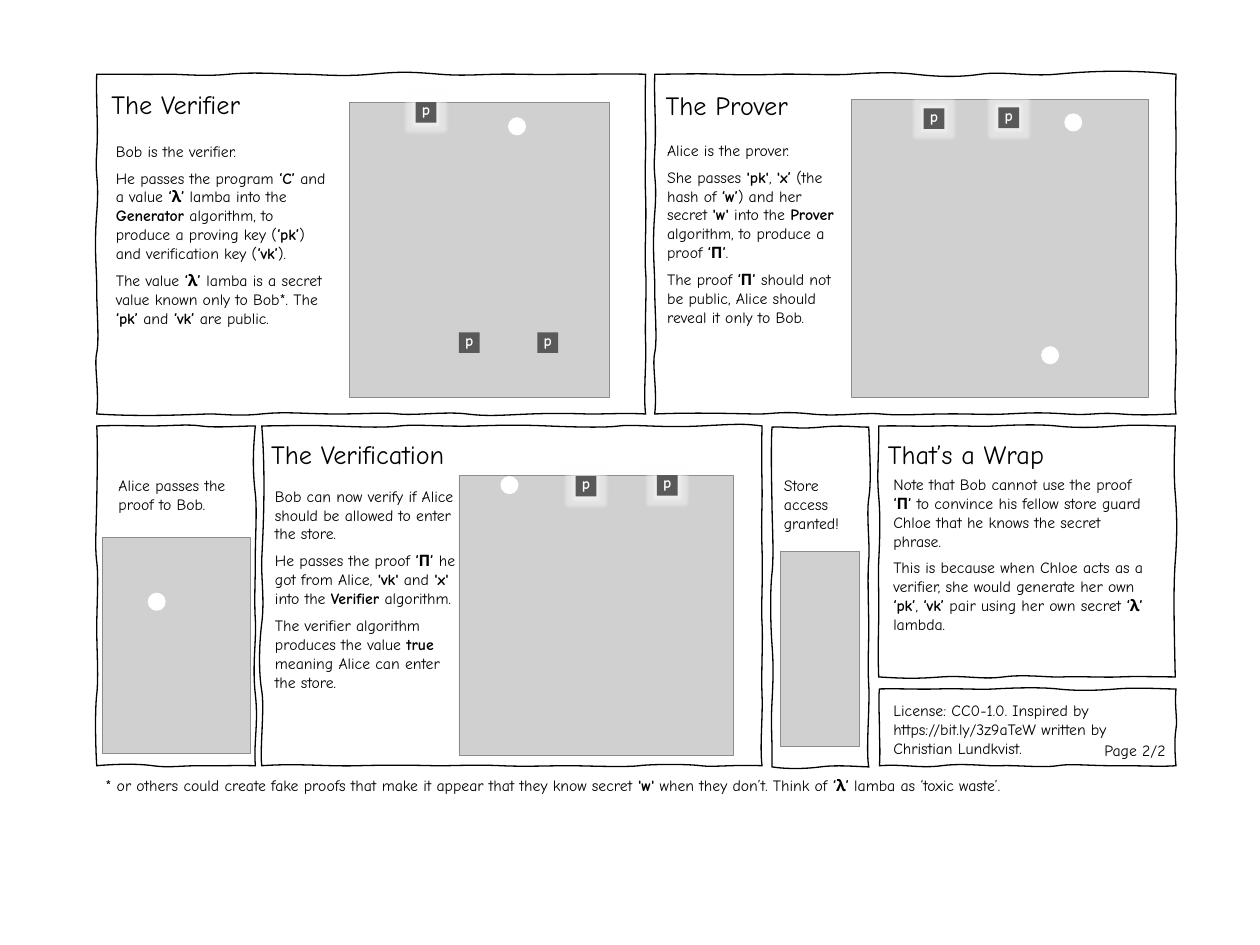
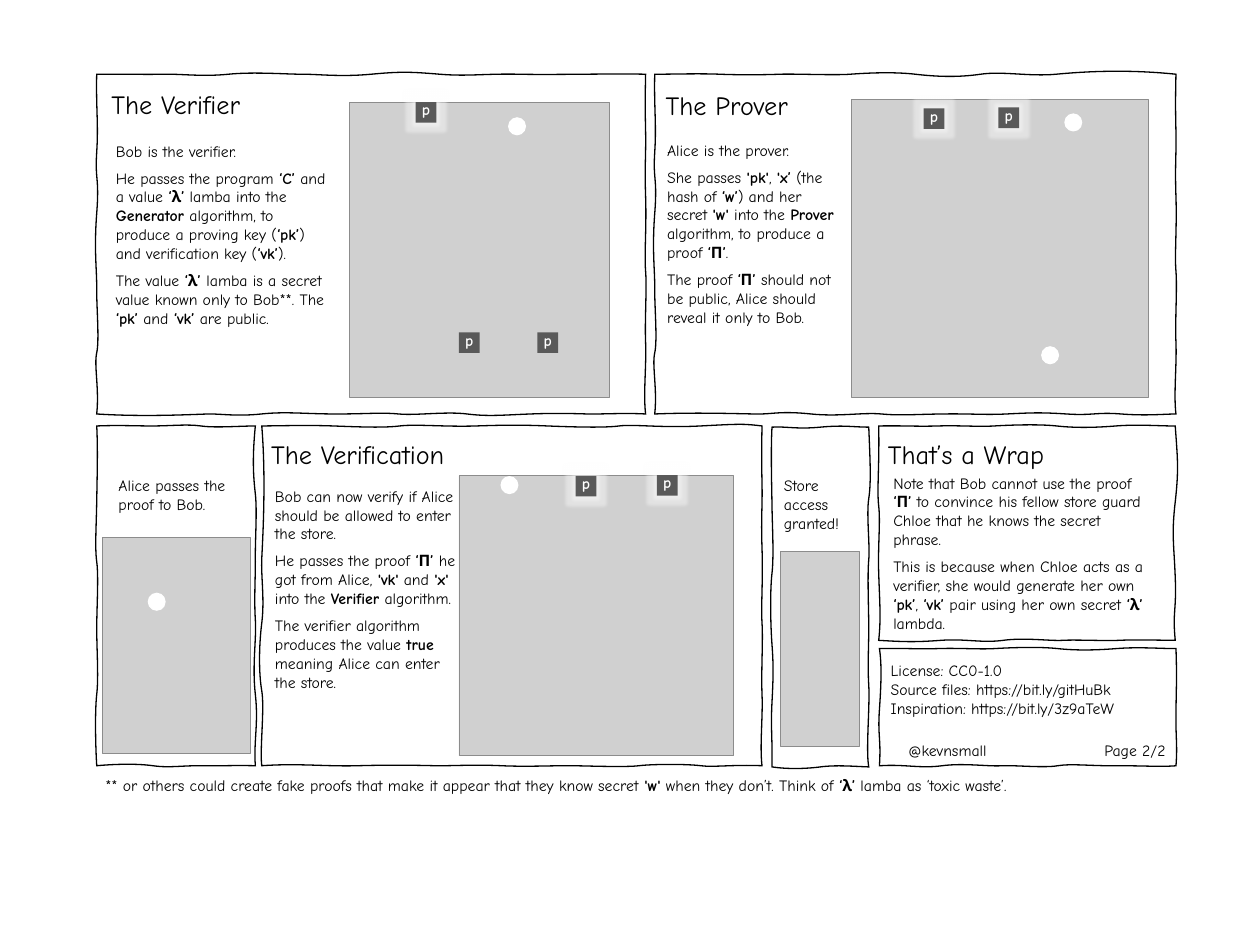
Before and after one commit to KevinSmall/zk-SNARKs-Explainer, a slide deck: slide 2 of zk-SNARKs-Explainer-raw-images.pptx. Drawn at 1260x945 pixels with LibreOffice and Linux fonts; fonts in the diff are those of the drawing; grey boxes stand for pictures; background and template pictures are left out. Boxes give left, top, right and bottom in pixels: in the first picture for what was removed or moved away, otherwise in the second. Text is boxed around its words. In the diff, an @@ line names an element or a change of style, - is before the commit and + after.

```diff
--- a/zk-SNARKs-Explainer-raw-images.pptx
+++ b/zk-SNARKs-Explainer-raw-images.pptx
@@ text at bbox=[116, 274, 325, 327]: text changed @@
-The value ‘λ’ lamba is a secret value known only to Bob*. The ‘pk’ and ‘vk’ are public.
+The value ‘λ’ lamba is a secret value known only to Bob**. The ‘pk’ and ‘vk’ are public.
@@ freeform shape: place and size @@
-freeform shape at bbox=[879, 426, 1176, 678]
+freeform shape at bbox=[879, 426, 1176, 641]
@@ freeform shape: place and size @@
-freeform shape at bbox=[880, 689, 1177, 766]
+freeform shape at bbox=[880, 648, 1177, 766]
@@ text at bbox=[891, 665, 1114, 717]: text changed @@
-License: CC0-1.0. Inspired by https://bit.ly/3z9aTeW written by Christian Lundkvist.
+License: CC0-1.0
+Source files: https://bit.ly/gitHuBk
+Inspiration: https://bit.ly/3z9aTeW
@@ text added at bbox=[908, 745, 986, 758], 12 pt, text #000000 @@
+@kevnsmall
@@ text in rectangle at bbox=[123, 779, 1006, 794]: text changed @@
-* or others could create fake proofs that make it appear that they know secret 'w' when they don’t. Think of ‘λ’ lamba as ‘toxic waste’.
+** or others could create fake proofs that make it appear that they know secret 'w' when they don’t. Think of ‘λ’ lamba as ‘toxic waste’.
```
Also in this commit, not shown: 1 other slide changed, 2 other files.
